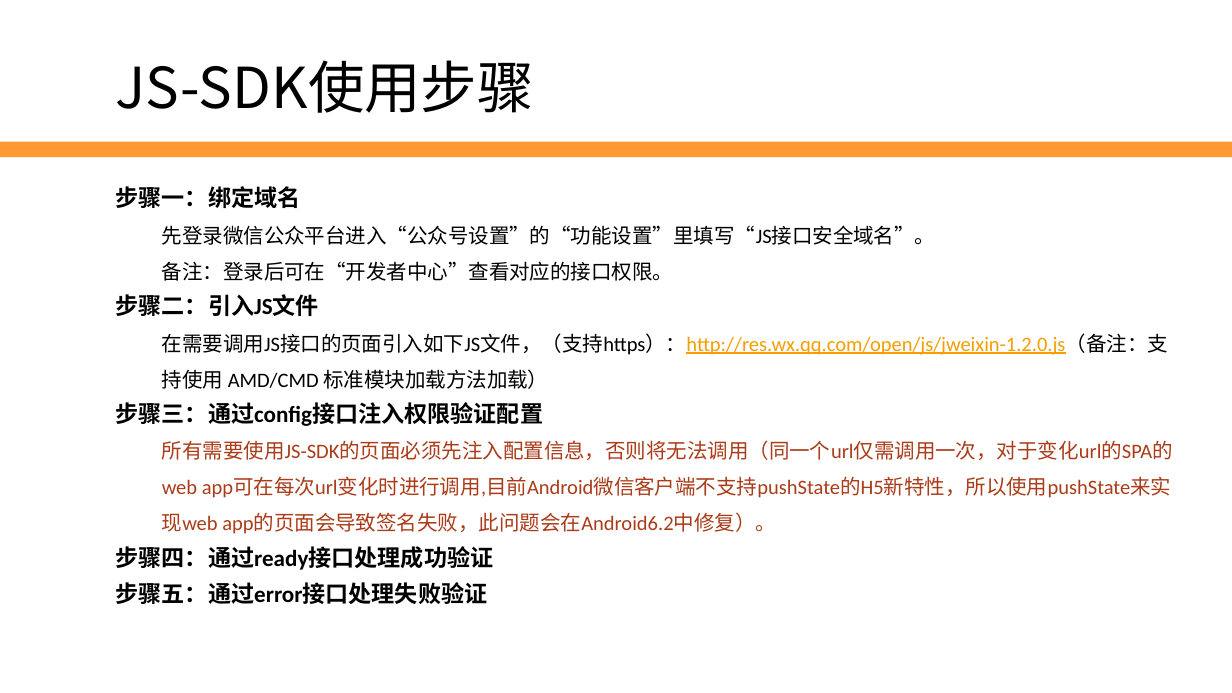
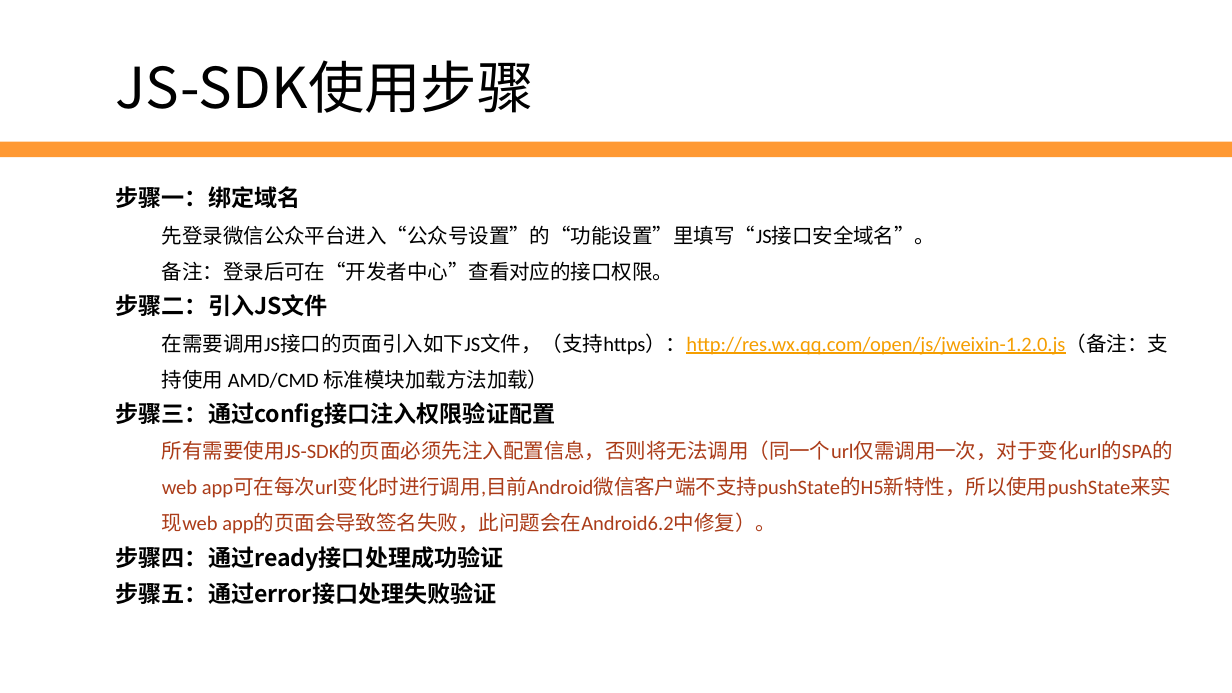
Before and after one commit to edu2act/2017-2018_1st_Wechat_Web_Programming, a slide deck: slide 6 of 第10讲 JS-SDK.pptx. Drawn at 1232x693 pixels with LibreOffice and Linux fonts; fonts in the diff are those of the drawing; background and template pictures are left out. Boxes give left, top, right and bottom in pixels: in the first picture for what was removed or moved away, otherwise in the second. Text is boxed around its words. In the diff, an @@ line names an element or a change of style, - is before the commit and + after.

Commit message:
ppt 10 update

```diff
--- a/第10讲 JS-SDK.pptx
+++ b/第10讲 JS-SDK.pptx
@@ text at bbox=[116, 186, 556, 604]: font Calibri to Noto Sans CJK SC in "步骤一：绑定域名", "步骤二：引入JS文件", "步骤三：通过config接口注入权限验证配置", "步骤四：通过ready接口处理成功验证" and 1 more places @@
```
Also in this commit, not shown: 1 other slide changed.
